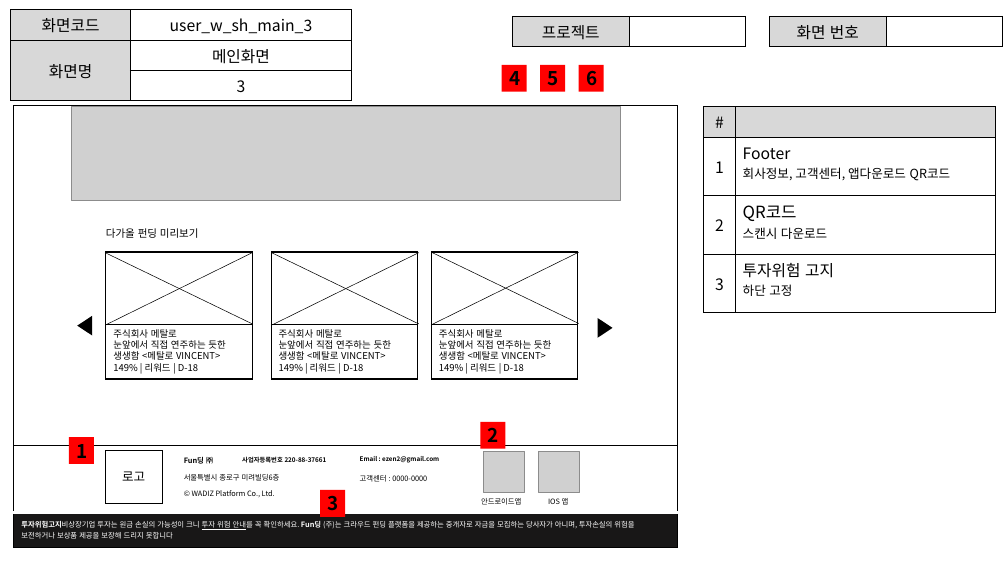
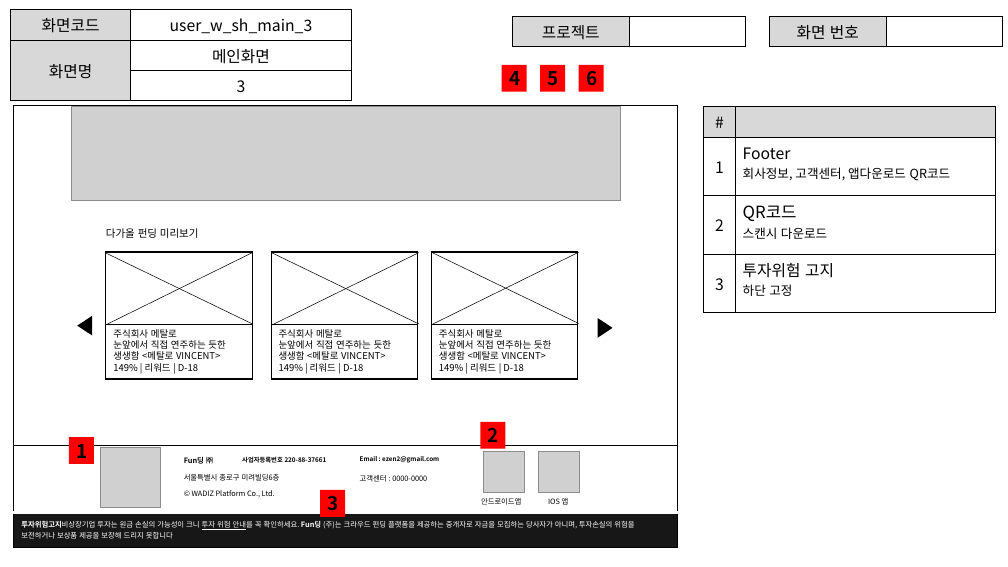
Before and after one commit to ezenteam2/EzenCrowdFunding, a slide deck: slide 8 of project03 화면설계서/project03 - 화면 설계서 - 서희.pptx. Drawn at 1008x567 pixels with LibreOffice and Linux fonts; fonts in the diff are those of the drawing; grey boxes stand for pictures. Boxes give left, top, right and bottom in pixels: in the first picture for what was removed or moved away, otherwise in the second. Text is boxed around its words. In the diff, an @@ line names an element or a change of style, - is before the commit and + after.

```diff
--- a/project03 화면설계서/project03 - 화면 설계서 - 서희.pptx
+++ b/project03 화면설계서/project03 - 화면 설계서 - 서희.pptx
@@ picture added at (101,447,160,507) @@
@@ rectangle removed at (105,451,163,503) @@
-로고
```
